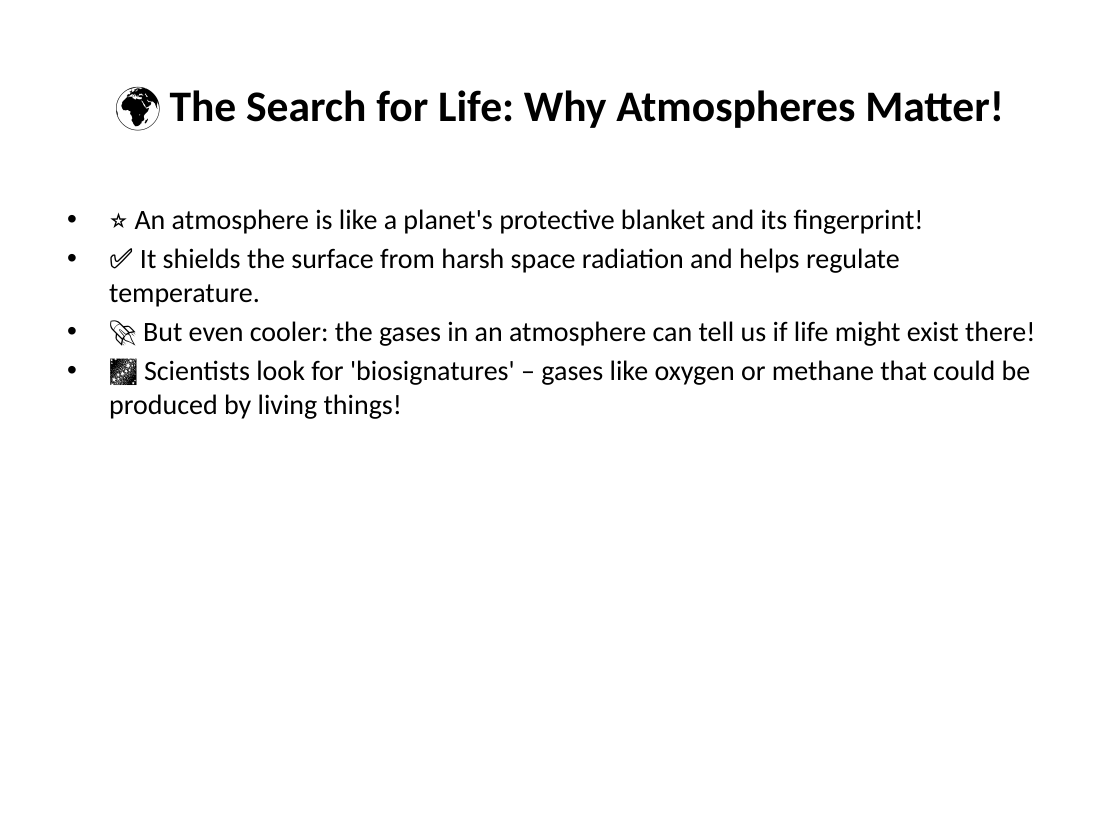
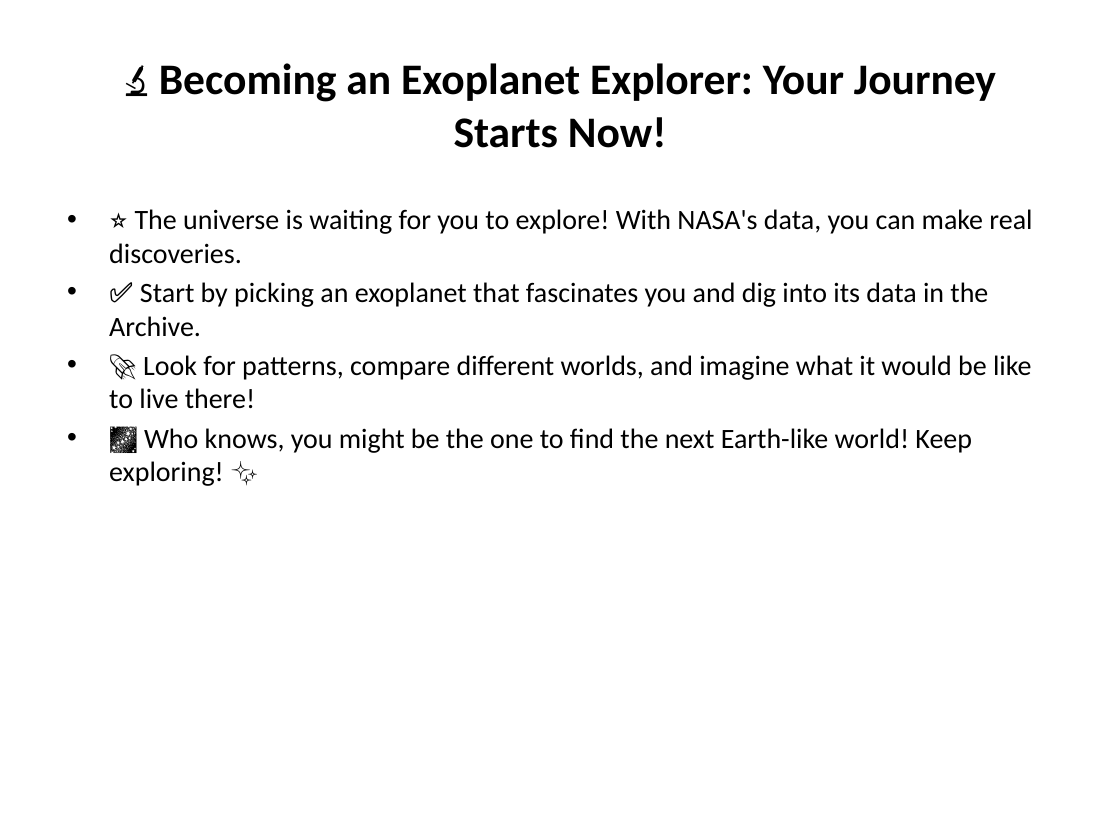
Before and after one commit to irfiacre/learner, a slide deck: slide 6 of assets/slides/generated_slides.pptx. Drawn at 1120x840 pixels with LibreOffice and Linux fonts; fonts in the diff are those of the drawing. Boxes give left, top, right and bottom in pixels: in the first picture for what was removed or moved away, otherwise in the second. Text is boxed around its words. In the diff, an @@ line names an element or a change of style, - is before the commit and + after.

```diff
--- a/assets/slides/generated_slides.pptx
+++ b/assets/slides/generated_slides.pptx
@@ title at (159, 63, 996, 148): text changed @@
-🌍 The Search for Life: Why Atmospheres Matter!
+🔬 Becoming an Exoplanet Explorer: Your Journey Starts Now!
@@ text at (109, 209, 1032, 486): text changed @@
-• ⭐ An atmosphere is like a planet's protective blanket and its fingerprint!
-• ✅ It shields the surface from harsh space radiation and helps regulate temperature.
-• 🚀 But even cooler: the gases in an atmosphere can tell us if life might exist there!
-• 🌌 Scientists look for 'biosignatures' – gases like oxygen or methane that could be produced by living things!
+• ⭐ The universe is waiting for you to explore! With NASA's data, you can make real discoveries.
+• ✅ Start by picking an exoplanet that fascinates you and dig into its data in the Archive.
+• 🚀 Look for patterns, compare different worlds, and imagine what it would be like to live there!
+• 🌌 Who knows, you might be the one to find the next Earth-like world! Keep exploring! ✨
```
Also in this commit, not shown: 6 other slides changed, 1 other file.
